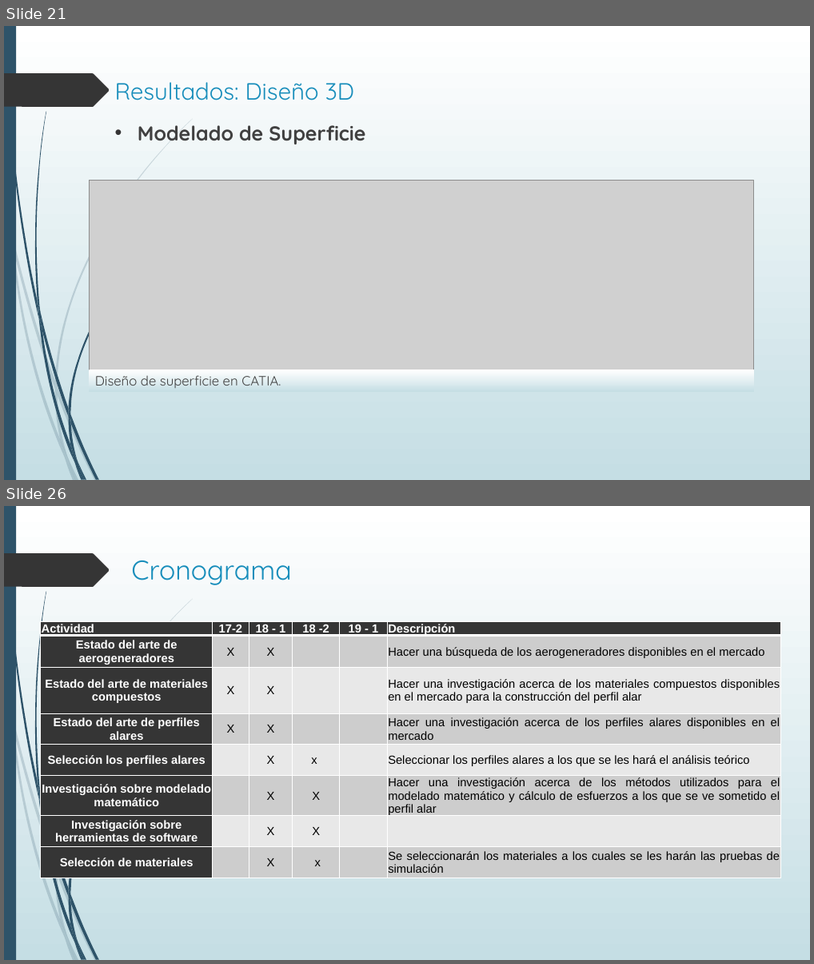
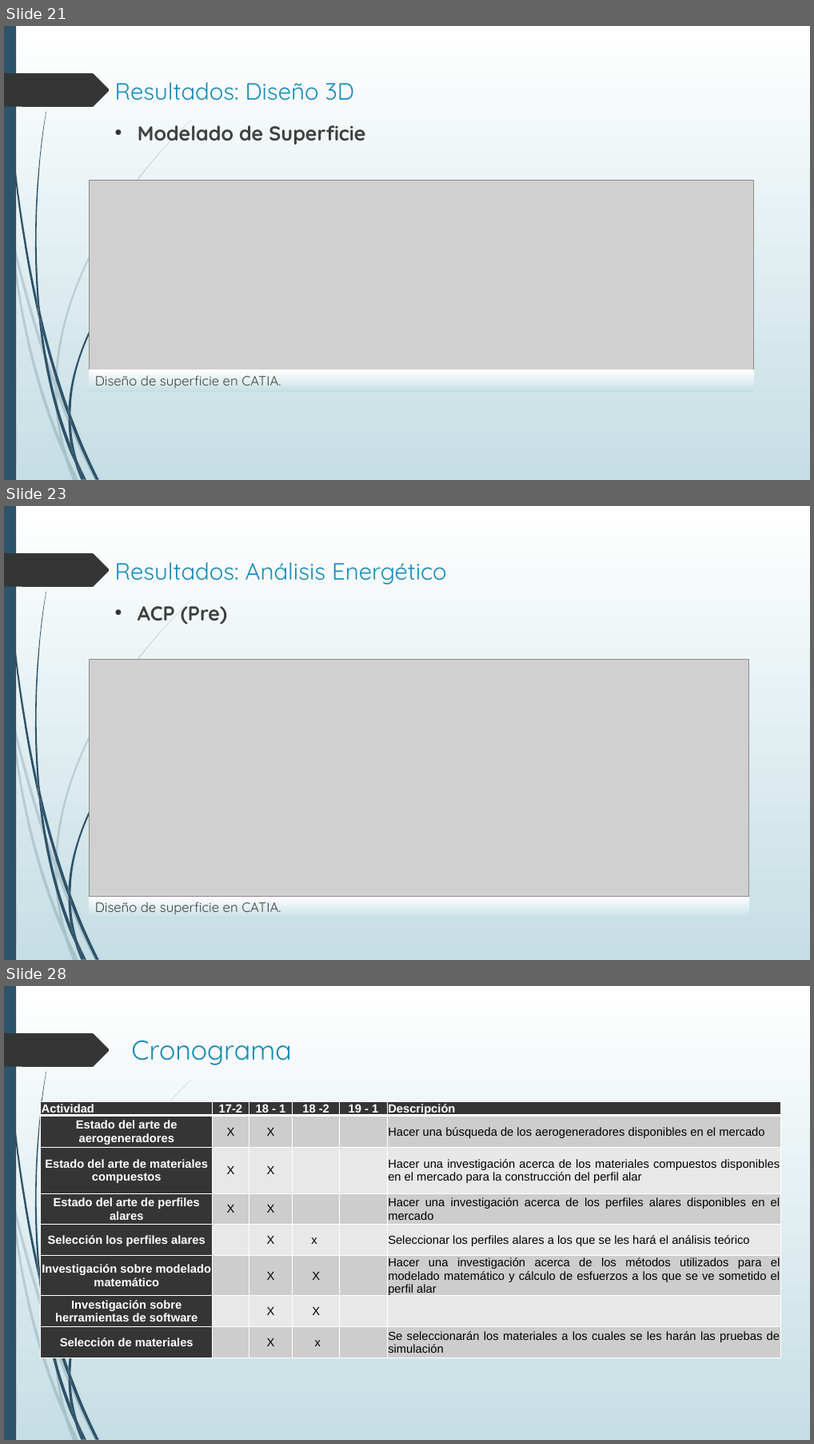
Before and after one commit to ChuyX3/WTDesigner, a slide deck: Protocolo de Tesis Presentación.pptx. Shown one above the other, each under a label of ours: slides 21 and 26 before the commit, slides 21, 23 and 28 after it; the slides between them are not shown. The pictures are 814x964 and 814x1444 pixels, drawn with LibreOffice and Linux fonts; fonts in the diff are those of the drawing; grey boxes stand for pictures; background and template pictures are left out. Boxes give left, top, right and bottom in pixels: in the first picture for what was removed or moved away, otherwise in the second. Text is boxed around its words. In the diff, an @@ line names an element or a change of style, - is before the commit and + after.

```diff
--- a/Protocolo de Tesis Presentación.pptx
+++ b/Protocolo de Tesis Presentación.pptx
@@ slide 23 added at box(4, 506, 810, 960), background gradient #FFFFFF to #C5DEE5; not listed: 24 template elements that a slide beside it also shows @@
@@ title added at box(115, 562, 447, 584), 28 pt, text #178DBB @@
+Resultados: Análisis Energético
@@ text added at box(138, 606, 227, 624), 24 pt, text #404040, bold @@
+• ACP (Pre)
@@ picture added at box(90, 659, 750, 896) @@
@@ rectangle added at box(90, 896, 750, 919), fill gradient #FFFFFF to #C5DEE5, 16 pt, text #404040 @@
+Diseño de superficie en CATIA.
@@ what was slide 26 is now slide 28 @@
```
Also in this commit, not shown: 7 slides changed, 1 other slide added.
